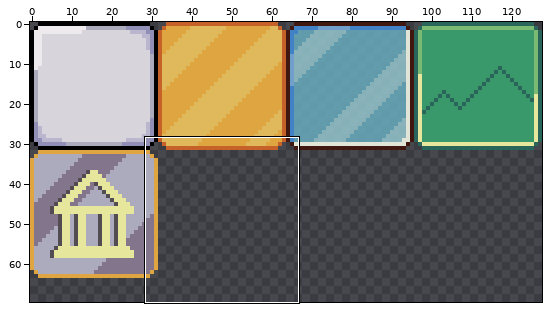
One commit to this pixel-art file: common/dice/art/dices.aseprite. Above: a wide view before the commit, with the close-up outlined.
Close-up. Before:
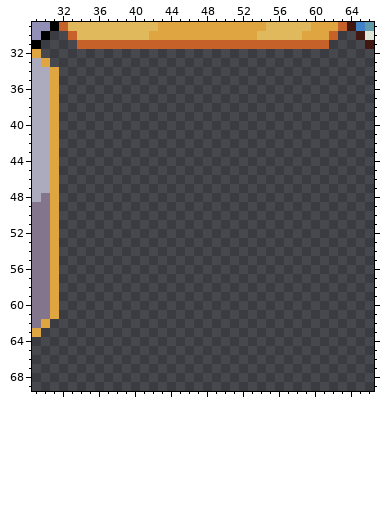
128x128 pixels, 1 frame. Colours within 5 levels of each other are drawn and written as one. Shown: x 29..66, y 29..69. The wide view leaves out empty margins.
New version:
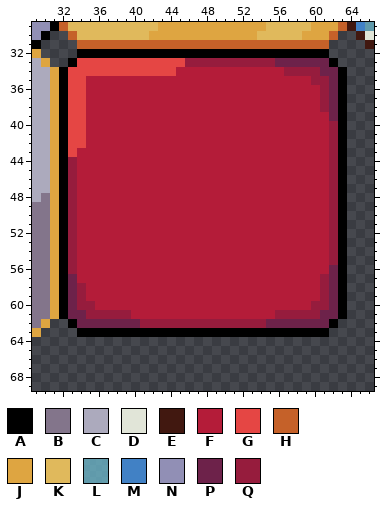
Palette (. is transparent): A #000000  B #83758b  C #acaabd  D #e1e5d8  E #411810  F #b41c39  G #e54644  H #c56129  J #dea541  K #e0b95c  L #6ab2c5cc  M #4181c5  N #918fb5  P #6d224a  Q #961c3d
Changes in this commit:
Layer "Base":
y 32: x 34..61 ............................ -> AAAAAAAAAAAAAAAAAAAAAAAAAAAA
y 33: x 33..62 .............................. -> AGGGGGGGGGGGGQQQQQQQQQQPPPPPPA
y 34: x 32..63 ................................ -> AGGGGGGGGGGGGFFFFFFFFFFFFQQQQPPA
y 35: x 32..63 ................................ -> AGGFFFFFFFFFFFFFFFFFFFFFFFFFQQPA
y 36..38: x 32..63 ................................ -> AGGFFFFFFFFFFFFFFFFFFFFFFFFFFQPA
y 39: x 32..63 ................................ -> AGGFFFFFFFFFFFFFFFFFFFFFFFFFFFPA
y 40..42: x 32..63 ................................ -> AGGFFFFFFFFFFFFFFFFFFFFFFFFFFFQA
y 43: x 32..63 ................................ -> AGFFFFFFFFFFFFFFFFFFFFFFFFFFFFQA
y 44..55: x 32..63 ................................ -> AQFFFFFFFFFFFFFFFFFFFFFFFFFFFFQA
y 56: x 32..63 ................................ -> AQFFFFFFFFFFFFFFFFFFFFFFFFFFFFPA
y 57: x 32..63 ................................ -> APFFFFFFFFFFFFFFFFFFFFFFFFFFFQPA
y 58..59: x 32..63 ................................ -> APQFFFFFFFFFFFFFFFFFFFFFFFFFFQPA
y 60: x 32..63 ................................ -> APQQFFFFFFFFFFFFFFFFFFFFFFFFQQPA
y 61: x 32..63 ................................ -> APPQQQQQFFFFFFFFFFFFFFFFQQQQQPPA
y 62: x 33..62 .............................. -> APPPPPPPQQQQQQQQQQQQQQPPPPPPPA
y 63: x 34..61 ............................ -> AAAAAAAAAAAAAAAAAAAAAAAAAAAA
Pixel boxes of the changes (left, top, right, bottom) in both close-ups:
added: (59, 49, 347, 337)
